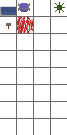
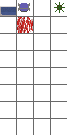
Layered file, before and after one edit (67x135). Changes by layer:
removed layer "Ebene 2" over bbox(6, 23, 11, 29)
